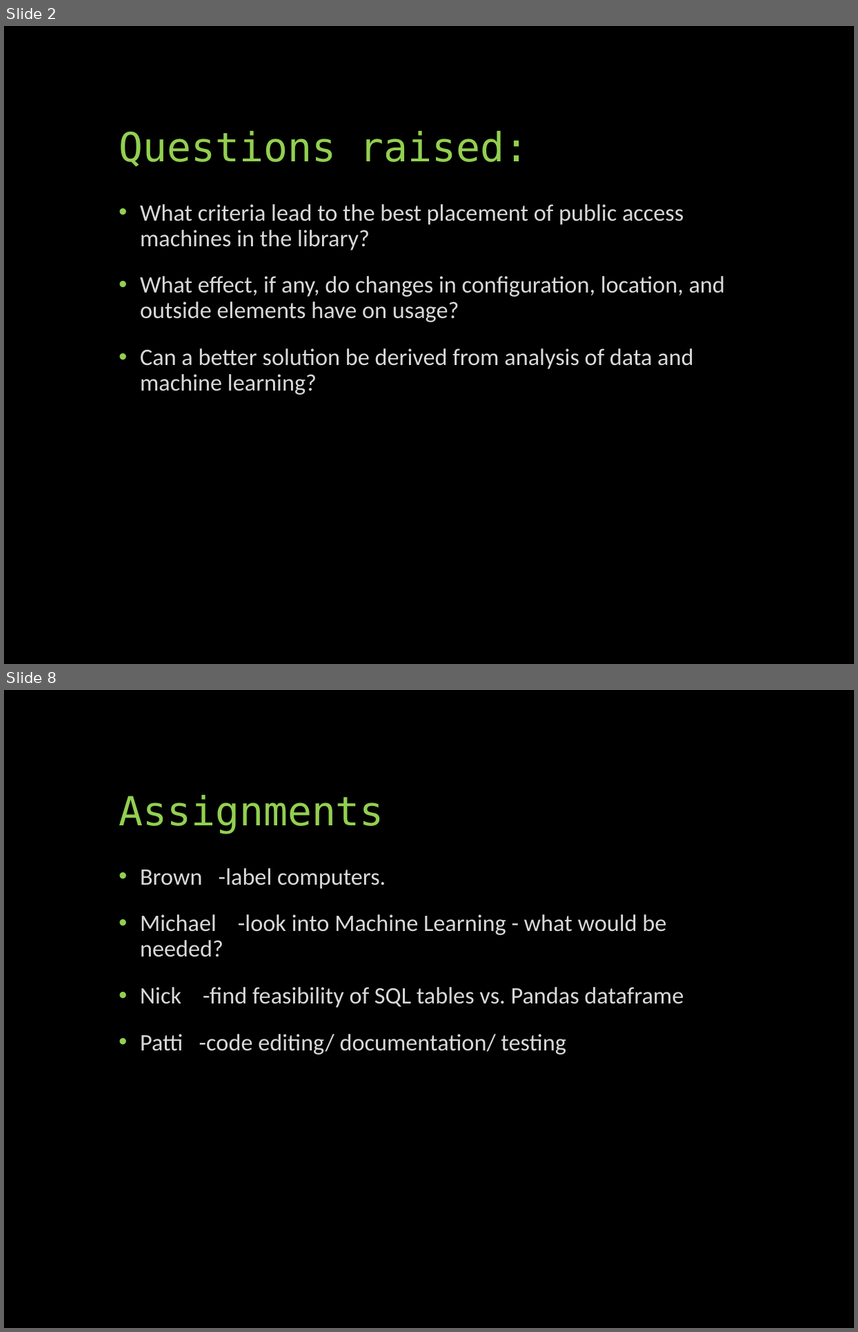
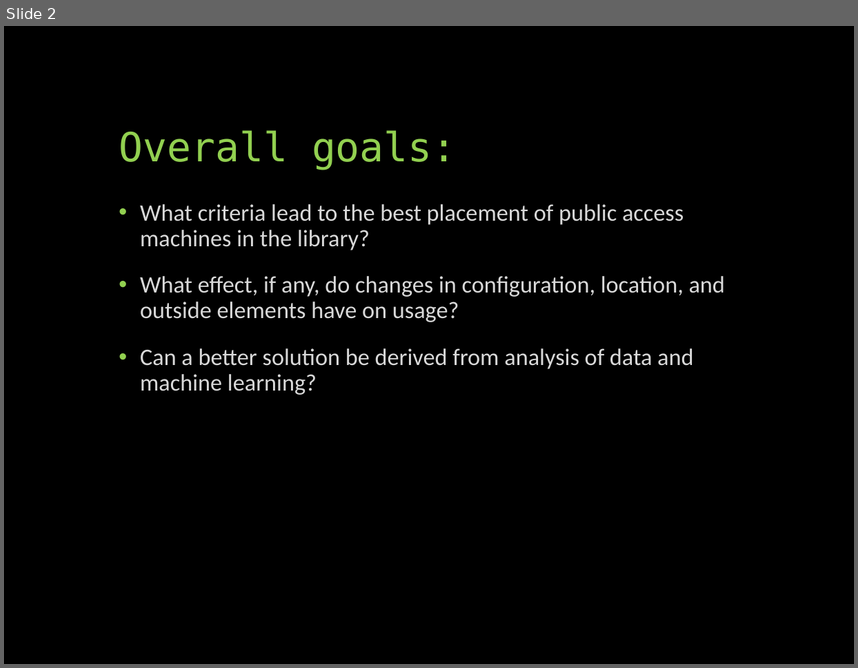
Before and after one commit to UNCG-CSE/Library-Computer-Usage-Analysis, a slide deck: docs/Computers in the Libraries.pptx. Shown one above the other, each under a label of ours: slides 2 and 8 before the commit, slide 2 after it; the slides between them are not shown. The pictures are 858x1332 and 858x668 pixels, drawn with LibreOffice and Linux fonts; fonts in the diff are those of the drawing. Boxes give left, top, right and bottom in pixels: in the first picture for what was removed or moved away, otherwise in the second. Text is boxed around its words. In the diff, an @@ line names an element or a change of style, - is before the commit and + after.

```diff
--- a/docs/Computers in the Libraries.pptx
+++ b/docs/Computers in the Libraries.pptx
@@ slide 8 removed at (4, 690, 854, 1328), background #000000 @@
@@ title removed at (119, 795, 384, 834) @@
-Assignments
@@ text removed at (140, 868, 684, 1054) @@
-• Brown -label computers.
-• Michael -look into Machine Learning - what would be needed?
-• Nick -find feasibility of SQL tables vs. Pandas dataframe
-• Patti -code editing/ documentation/ testing
@@ slide 2 changed as well @@
@@ title at (119, 130, 457, 170): text changed @@
-Questions raised:
+Overall goals:
```
Also in this commit, not shown: 1 other slide changed, 2 slides added, 6 other slides removed.
